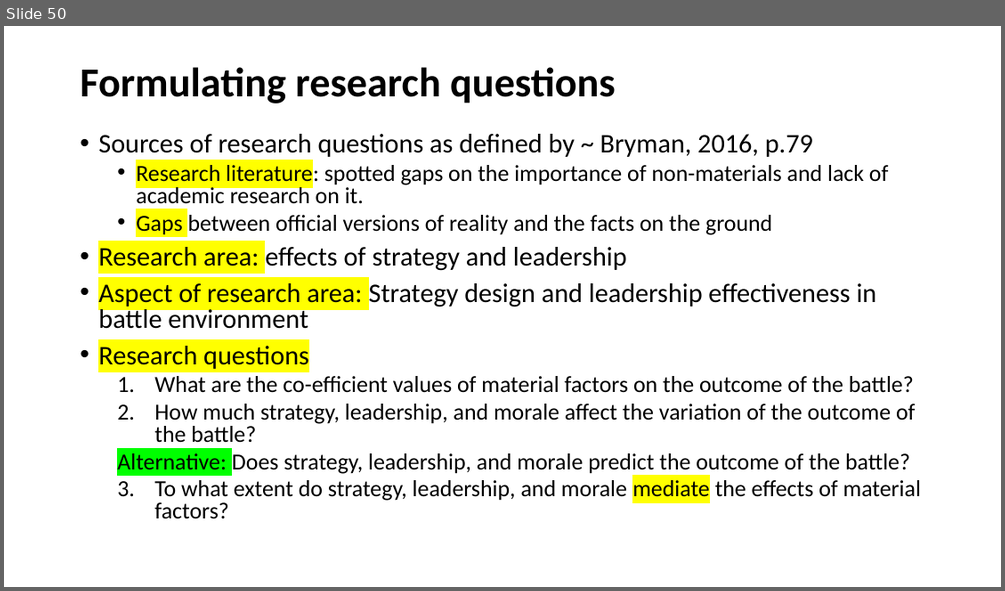
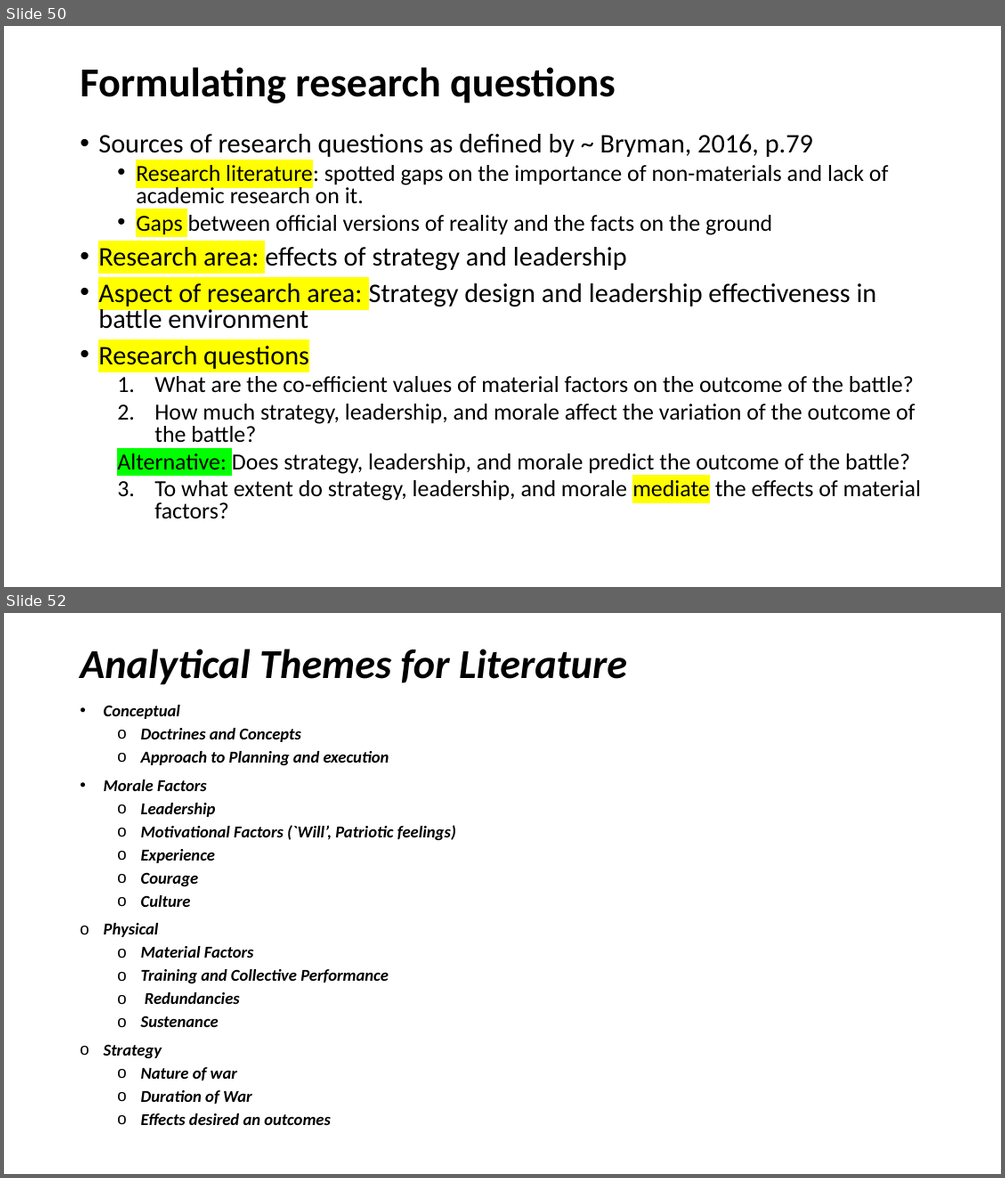
Before and after one commit to GurkanGitHub/PhD, a slide deck: PhD Discussion.pptx. Shown one above the other, each under a label of ours: slide 50 before the commit, slides 50 and 52 after it; the slides between them are not shown. The pictures are 1005x591 and 1005x1178 pixels, drawn with LibreOffice and Linux fonts; fonts in the diff are those of the drawing. Boxes give left, top, right and bottom in pixels: in the first picture for what was removed or moved away, otherwise in the second. Text is boxed around its words. In the diff, an @@ line names an element or a change of style, - is before the commit and + after.

```diff
--- a/PhD Discussion.pptx
+++ b/PhD Discussion.pptx
@@ slide 52 added at (x1=4, y1=613, x2=1001, y2=1174), background #FFFFFF @@
@@ title added at (x1=80, y1=649, x2=627, y2=685), 39.6 pt, text #000000, bold, italic @@
+Analytical Themes for Literature
@@ text added at (x1=104, y1=705, x2=456, y2=1125), 16 pt, text #000000, bold, italic @@
+• Conceptual
+  o Doctrines and Concepts
+  o Approach to Planning and execution
+• Morale Factors
+  o Leadership
+  o Motivational Factors (`Will’, Patriotic feelings)
+  o Experience
+  o Courage
+  o Culture
+o Physical
+  o Material Factors
+  o Training and Collective Performance
+  o Redundancies
+  o Sustenance
+o Strategy
+  o Nature of war
+  o Duration of War
+  o Effects desired an outcomes
```
Also in this commit, not shown: 2 other slides added, 15 other files.
